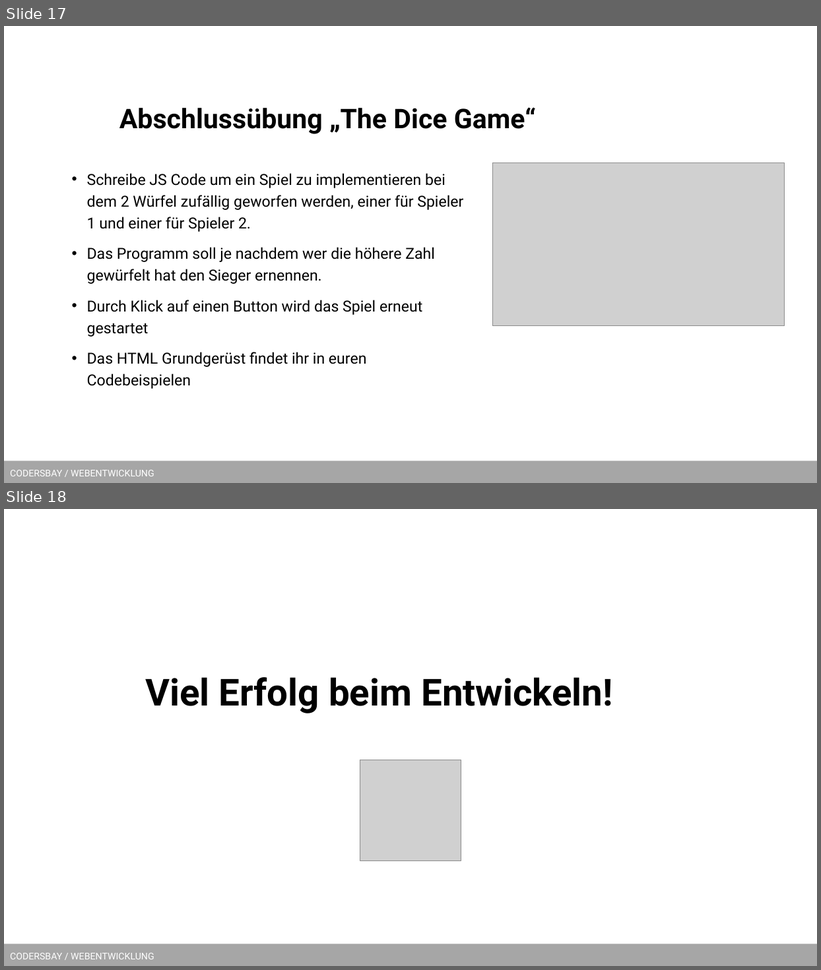
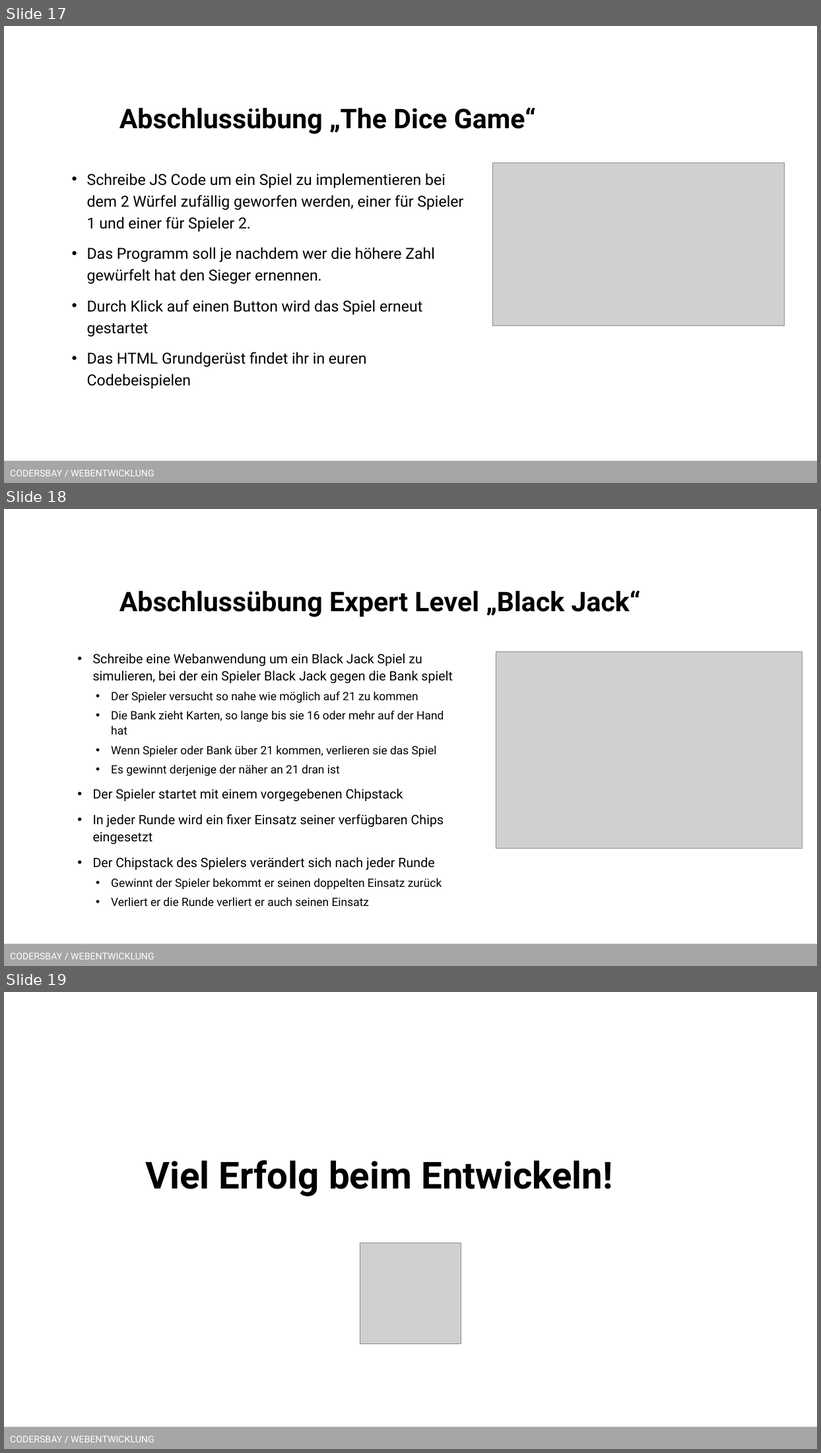
Before and after one commit to kodo89/Webentwicklung_23_24, a slide deck: 7. Javascript/Slides/DOM.pptx. Shown one above the other, each under a label of ours: slides 17 and 18 before the commit, slides 17, 18 and 19 after it. The pictures are 821x970 and 821x1453 pixels, drawn with LibreOffice and Linux fonts; fonts in the diff are those of the drawing; grey boxes stand for pictures; background and template pictures are left out. Boxes give left, top, right and bottom in pixels: in the first picture for what was removed or moved away, otherwise in the second. Text is boxed around its words. In the diff, an @@ line names an element or a change of style, - is before the commit and + after.

Commit message:
zusätzliche Expert Übung für Javascript in HTML

```diff
--- a/7. Javascript/Slides/DOM.pptx
+++ b/7. Javascript/Slides/DOM.pptx
@@ slide 18 added at bbox=[4, 509, 817, 966], background #FFFFFF; not listed: 1 template element that a slide beside it also shows @@
@@ title added at bbox=[120, 590, 641, 617], 32 pt, text #000000, bold @@
+Abschlussübung Expert Level „Black Jack“
@@ text added at bbox=[93, 654, 453, 906], 13.6 pt, text #000000 @@
+• Schreibe eine Webanwendung um ein Black Jack Spiel zu simulieren, bei der ein Spieler Black Jack gegen die Bank spielt
+  • Der Spieler versucht so nahe wie möglich auf 21 zu kommen
+  • Die Bank zieht Karten, so lange bis sie 16 oder mehr auf der Hand hat
+  • Wenn Spieler oder Bank über 21 kommen, verlieren sie das Spiel
+  • Es gewinnt derjenige der näher an 21 dran ist
+• Der Spieler startet mit einem vorgegebenen Chipstack
+• In jeder Runde wird ein fixer Einsatz seiner verfügbaren Chips eingesetzt
+• Der Chipstack des Spielers verändert sich nach jeder Runde
+  • Gewinnt der Spieler bekommt er seinen doppelten Einsatz zurück
+  • Verliert er die Runde verliert er auch seinen Einsatz
@@ picture added at bbox=[496, 652, 803, 849] @@
@@ what was slide 18 is now slide 19 @@
```
Also in this commit, not shown: 2 other files.
